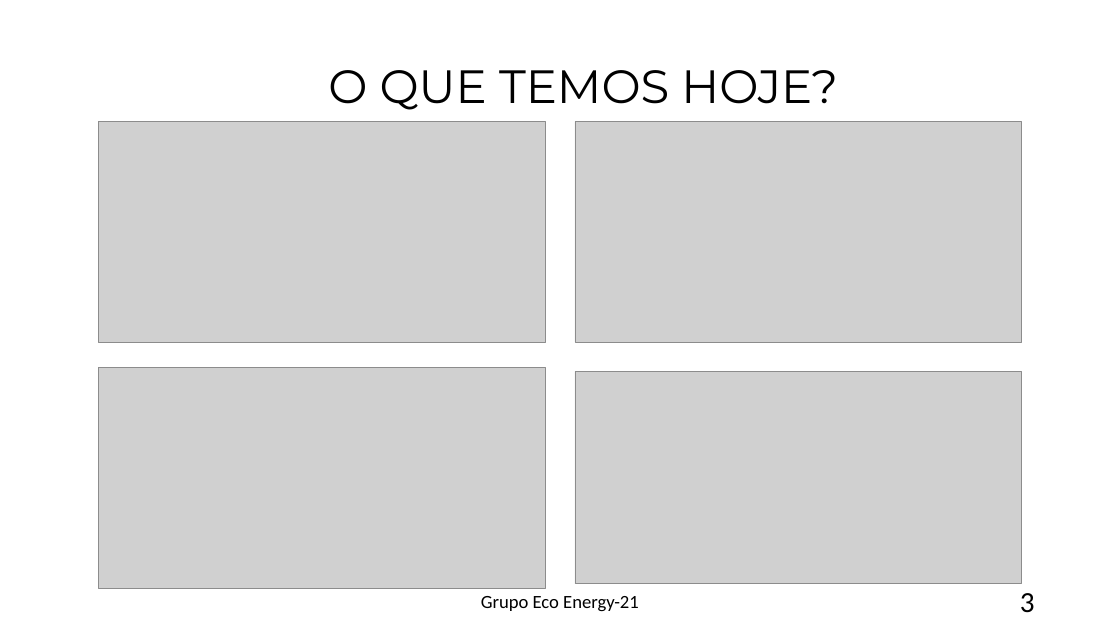
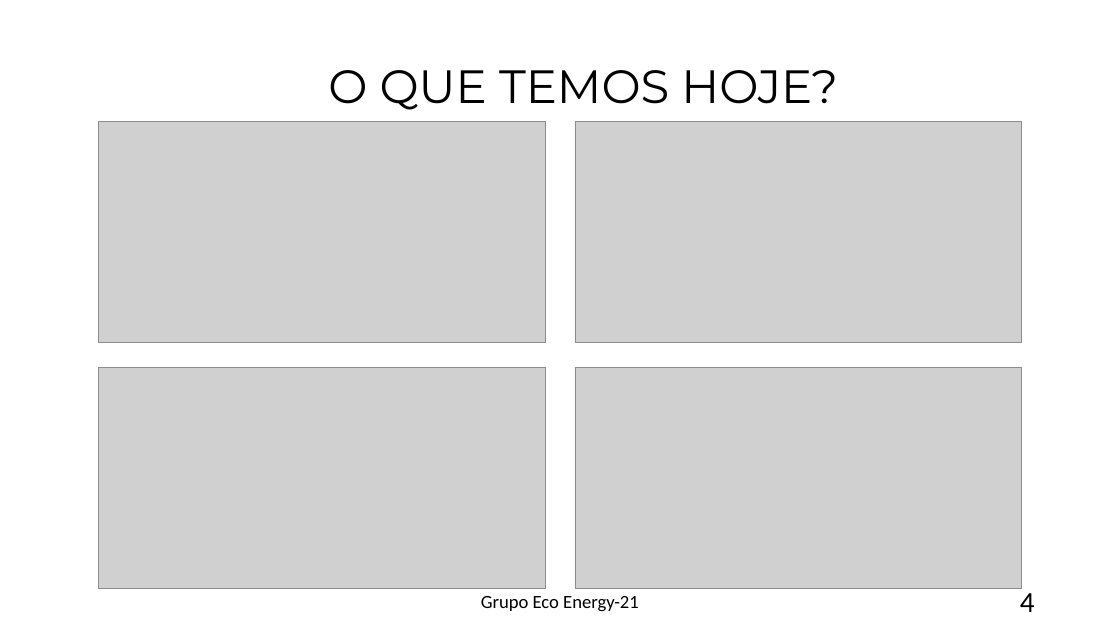
Before and after one commit to niltonjaber/ECO-Energy-21-, a slide deck: slide 4 of Projeto Eco-Energy 21 (4).pptx (slide 3 before the commit). Drawn at 1120x630 pixels with LibreOffice and Linux fonts; fonts in the diff are those of the drawing; grey boxes stand for pictures. Boxes give left, top, right and bottom in pixels: in the first picture for what was removed or moved away, otherwise in the second. Text is boxed around its words. In the diff, an @@ line names an element or a change of style, - is before the commit and + after.

```diff
--- a/Projeto Eco-Energy 21 (4).pptx
+++ b/Projeto Eco-Energy 21 (4).pptx
@@ picture: place and size @@
-picture at bbox=[576, 371, 1022, 584]
+picture at bbox=[576, 367, 1022, 588]
@@ page number at bbox=[1020, 588, 1035, 612]: text changed @@
-3
+4
```
Also in this commit, not shown: 5 other slides changed, 1 slide added.
